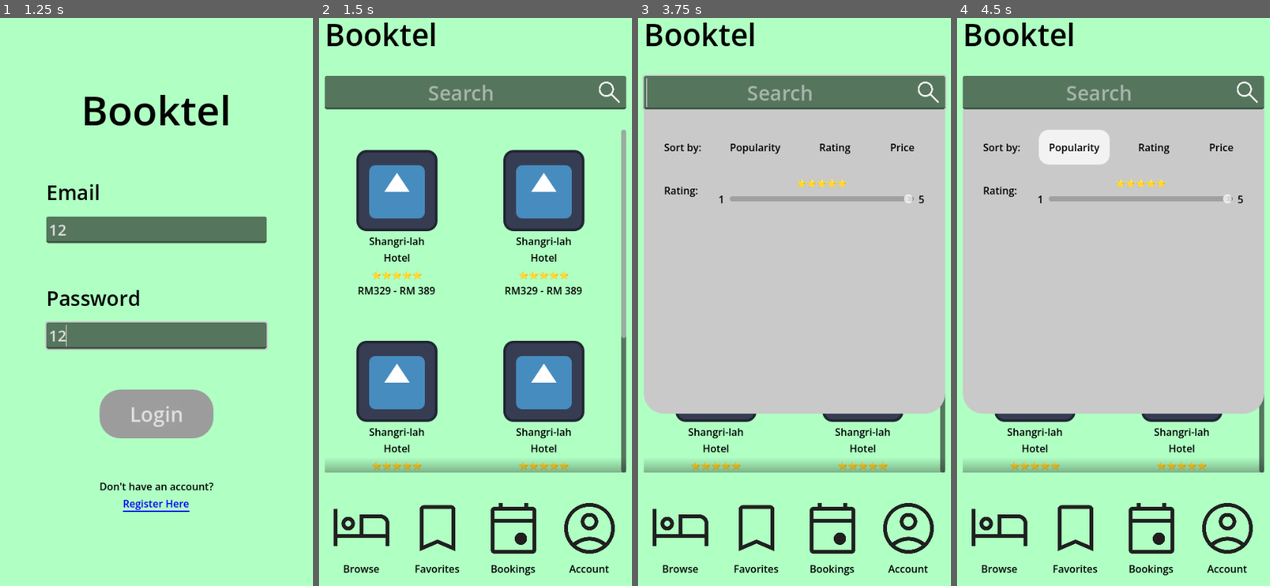
Above: before the commit, frames 1-4 (left to right).
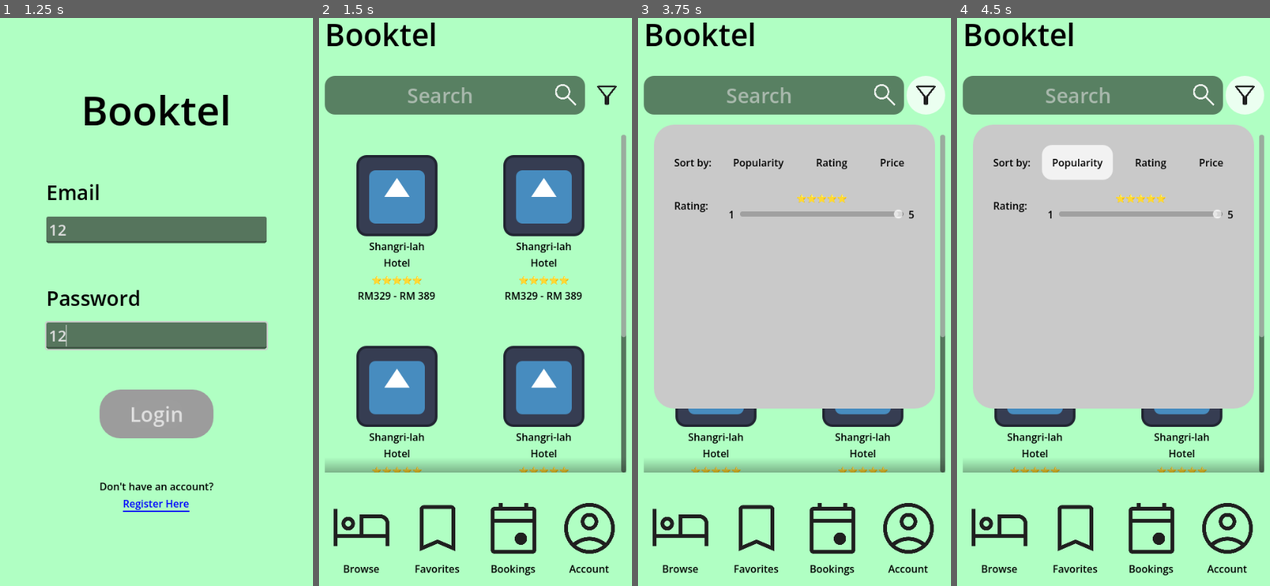
Above: after the commit, the same moments.

Repository: feois/BMIT2203-Assignment
Game: Godot game, scene res://scenes/login.tscn
Same seed, same stepped clock (60 frames per second), same inputs: the game is played once before the commit and once after it. The engine's default icon, where the game draws it, is replaced by a stand-in: a white triangle on a blue panel in a dark square.
Inputs (mouse positions are in pixels of both pictures, inside the frame that each line leads up to):
- Up to frame 1 (1.25 s): click (156, 228) at 0.52 s; type "12" at 0.6 s; click (156, 336) at 0.75 s; type "12" at 0.83 s
- Up to frame 2 (1.5 s): click "Login" at 1.25 s
- Up to frame 3 (3.75 s): click (716, 222) at 2.02 s; click (794, 35) at 2.77 s; click (925, 97) at 3.52 s
- Up to frame 4 (4.5 s): click "Popularity" at 4.25 s

Frame 1 is identical in both runs. In frame 2, 10% of the frame differs, in the area x 1-99%, y 10-81%; in frame 3, 13%; in frame 4, 13%.

Commit message:
filter updated

Diff:
--- /dev/null
+++ b/scenes/circle_button.tres
@@ -0,0 +1,19 @@
+[gd_resource type="Theme" format=3 uid="uid://dxqc3mw0rmvwx"]
+
+[sub_resource type="StyleBoxFlat" id="StyleBoxFlat_dq6b4"]
+bg_color = Color(1, 1, 1, 0.49803922)
+corner_radius_top_left = 256
+corner_radius_top_right = 256
+corner_radius_bottom_right = 256
+corner_radius_bottom_left = 256
+
+[sub_resource type="StyleBoxFlat" id="StyleBoxFlat_1cbbl"]
+bg_color = Color(1, 1, 1, 0.7490196)
+corner_radius_top_left = 256
+corner_radius_top_right = 256
+corner_radius_bottom_right = 256
+corner_radius_bottom_left = 256
+
+[resource]
+Button/styles/hover = SubResource("StyleBoxFlat_dq6b4")
+Button/styles/pressed = SubResource("StyleBoxFlat_1cbbl")
--- a/scenes/hotel.tscn
+++ b/scenes/hotel.tscn
@@ -8,6 +8,7 @@
 [ext_resource type="Texture2D" uid="uid://cdv6xogkakcil" path="res://assets/location.png" id="4_2c7jt"]
 [ext_resource type="PackedScene" uid="uid://gyvj0bph01ot" path="res://prefabs/foldable_text.tscn" id="6_4fgw4"]
 [ext_resource type="Texture2D" uid="uid://br6w7lsobfujs" path="res://assets/bookmark.png" id="7_0tfin"]
+[ext_resource type="Theme" uid="uid://dxqc3mw0rmvwx" path="res://scenes/circle_button.tres" id="8_ugci0"]
 
 [sub_resource type="StyleBoxEmpty" id="StyleBoxEmpty_4fgw4"]
 
@@ -55,20 +56,6 @@
 Button/styles/normal = SubResource("StyleBoxFlat_fwmit")
 Button/styles/pressed = SubResource("StyleBoxFlat_ugci0")
 
-[sub_resource type="StyleBoxFlat" id="StyleBoxFlat_1cbbl"]
-bg_color = Color(1, 1, 1, 0.7490196)
-corner_radius_top_left = 256
-corner_radius_top_right = 256
-corner_radius_bottom_right = 256
-corner_radius_bottom_left = 256
-
-[sub_resource type="StyleBoxFlat" id="StyleBoxFlat_dq6b4"]
-bg_color = Color(1, 1, 1, 0.49803922)
-corner_radius_top_left = 256
-corner_radius_top_right = 256
-corner_radius_bottom_right = 256
-corner_radius_bottom_left = 256
-
 [sub_resource type="StyleBoxFlat" id="StyleBoxFlat_2qn43"]
 bg_color = Color(0, 0.8166666, 1, 1)
 border_width_left = 16
@@ -239,8 +226,7 @@
 
 [node name="Favorite" type="Button" parent="MarginContainer/VBoxContainer/HBoxContainer/MarginContainer" unique_id=1230426030]
 layout_mode = 2
-theme_override_styles/pressed = SubResource("StyleBoxFlat_1cbbl")
-theme_override_styles/hover = SubResource("StyleBoxFlat_dq6b4")
+theme = ExtResource("8_ugci0")
 
 [node name="MarginContainer" type="MarginContainer" parent="MarginContainer/VBoxContainer/HBoxContainer/MarginContainer" unique_id=447449107]
 layout_mode = 2
--- a/scenes/menu.gd
+++ b/scenes/menu.gd
@@ -4,15 +4,13 @@
 @onready var scene: PackedScene = load("res://scenes/hotel.tscn")
 @onready var hotels: Control = %Hotels
 @onready var search: LineEdit = %Search
-@onready var search_popup: PanelContainer = %SearchPopup
-
-
-var focused: Control = null
-var popup := false
+@onready var search_bar: Control = %SearchBar
+@onready var filter: Button = %Filter
+@onready var filter_popup: Control = %FilterPopup
 
 
 func _ready() -> void:
-	search_popup.visible = false
+	filter_popup.visible = false
 
 	for hotel in hotels.get_children():
 		var button := hotel.get_node(^"%Button") as Button
@@ -20,11 +18,12 @@
 
 
 func _process(_delta: float) -> void:
-	var f := get_viewport().gui_get_focus_owner()
+	var focused := get_viewport().gui_get_focus_owner()
 
-	if f != focused:
-		focused = f
-		focus_changed(focused)
+	if focused != filter:
+		filter_popup.visible = focused and (focused == filter_popup or filter_popup.is_ancestor_of(focused))
+
+	filter.button_pressed = filter_popup.visible
 
 
 func _gui_input(event: InputEvent) -> void:
@@ -33,15 +32,15 @@
 		accept_event()
 
 
-func focus_changed(ui: Control) -> void:
-	search_popup.visible = ui and (ui in [search, search_popup] or search_popup.is_ancestor_of(ui))
+func _on_search_rating_slider_value_changed(value: float) -> void:
+	%SearchRatingLabel.text = "⭐".repeat(int(value))
 
 
-func _on_search_focus_entered() -> void:
-	search_popup.global_position = search.global_position + Vector2(0, search.size.y)
-	search_popup.size.x = search.size.x
-	search_popup.size.y = get_viewport_rect().size.y * 0.5
-
-
-func _on_search_rating_slider_value_changed(value: float) -> void:
-	%SearchRatingLabel.text = "⭐".repeat(int(value))
+func _on_filter_pressed() -> void:
+	if filter.button_pressed:
+		filter_popup.global_position = search_bar.global_position + Vector2(0, search_bar.size.y)
+		filter_popup.size.x = search_bar.size.x
+		filter_popup.size.y = get_viewport_rect().size.y * 0.5
+		filter_popup.grab_focus()
+	else:
+		filter_popup.visible = false
--- a/scenes/menu.tscn
+++ b/scenes/menu.tscn
@@ -5,10 +5,27 @@
 [ext_resource type="Script" uid="uid://txtxjmogrpr2" path="res://scenes/menu.gd" id="2_4ytvr"]
 [ext_resource type="PackedScene" uid="uid://c0qblbhnuk34p" path="res://prefabs/menu_hotel.tscn" id="2_mae5d"]
 [ext_resource type="PackedScene" uid="uid://dfgfxkkqv1epf" path="res://prefabs/nav.tscn" id="3_mae5d"]
+[ext_resource type="Theme" uid="uid://dxqc3mw0rmvwx" path="res://scenes/circle_button.tres" id="4_13sgg"]
+[ext_resource type="Texture2D" uid="uid://81b4i5h7rojg" path="res://assets/filter.png" id="4_v86rl"]
 [ext_resource type="ButtonGroup" uid="uid://dvgd7s0x6h2ey" path="res://scenes/search_sorting.tres" id="6_g3eks"]
+
+[sub_resource type="StyleBoxFlat" id="StyleBoxFlat_g3eks"]
+content_margin_left = 8.0
+content_margin_top = 8.0
+content_margin_right = 8.0
+content_margin_bottom = 8.0
+bg_color = Color(0, 0, 0, 0.49803922)
+corner_radius_top_left = 16
+corner_radius_top_right = 16
+corner_radius_bottom_right = 16
+corner_radius_bottom_left = 16
+
+[sub_resource type="StyleBoxEmpty" id="StyleBoxEmpty_13sgg"]
 
 [sub_resource type="StyleBoxFlat" id="StyleBoxFlat_4ytvr"]
 bg_color = Color(0.79, 0.79, 0.79, 1)
+corner_radius_top_left = 32
+corner_radius_top_right = 32
 corner_radius_bottom_right = 32
 corner_radius_bottom_left = 32
 
@@ -59,17 +76,45 @@
 theme_override_font_sizes/font_size = 48
 text = "Booktel"
 
-[node name="MarginContainer" type="MarginContainer" parent="MarginContainer/VBoxContainer" unique_id=1355644826]
-layout_mode = 2
-
-[node name="Search" type="LineEdit" parent="MarginContainer/VBoxContainer/MarginContainer" unique_id=825359447]
-unique_name_in_owner = true
-layout_mode = 2
+[node name="SearchBar" type="HBoxContainer" parent="MarginContainer/VBoxContainer" unique_id=82686787]
+unique_name_in_owner = true
+layout_mode = 2
+
+[node name="Search" type="LineEdit" parent="MarginContainer/VBoxContainer/SearchBar" unique_id=825359447]
+unique_name_in_owner = true
+layout_mode = 2
+size_flags_horizontal = 3
 theme_override_font_sizes/font_size = 32
+theme_override_styles/normal = SubResource("StyleBoxFlat_g3eks")
+theme_override_styles/focus = SubResource("StyleBoxEmpty_13sgg")
 placeholder_text = "Search"
 alignment = 1
+caret_blink = true
 right_icon = ExtResource("1_lti8b")
 icon_expand_mode = 1
+
+[node name="MarginContainer" type="MarginContainer" parent="MarginContainer/VBoxContainer/SearchBar" unique_id=1384513240]
+layout_mode = 2
+
+[node name="Filter" type="Button" parent="MarginContainer/VBoxContainer/SearchBar/MarginContainer" unique_id=32522997]
+unique_name_in_owner = true
+layout_mode = 2
+theme = ExtResource("4_13sgg")
+toggle_mode = true
+
+[node name="MarginContainer" type="MarginContainer" parent="MarginContainer/VBoxContainer/SearchBar/MarginContainer" unique_id=232690332]
+layout_mode = 2
+mouse_filter = 2
+theme_override_constants/margin_left = 8
+theme_override_constants/margin_top = 8
+theme_override_constants/margin_right = 8
+theme_override_constants/margin_bottom = 8
+
+[node name="TextureRect" type="TextureRect" parent="MarginContainer/VBoxContainer/SearchBar/MarginContainer/MarginContainer" unique_id=301839027]
+layout_mode = 2
+mouse_filter = 2
+texture = ExtResource("4_v86rl")
+expand_mode = 3
 
 [node name="ScrollContainer" type="ScrollContainer" parent="MarginContainer/VBoxContainer" unique_id=1856209915]
 layout_mode = 2
@@ -102,91 +147,97 @@
 [node name="Nav" parent="MarginContainer/VBoxContainer" unique_id=769869833 instance=ExtResource("3_mae5d")]
 layout_mode = 2
 
-[node name="SearchPopup" type="PanelContainer" parent="." unique_id=1513093455]
+[node name="FilterPopup" type="MarginContainer" parent="." unique_id=716215844]
 unique_name_in_owner = true
 layout_mode = 0
-offset_left = 32.0
-offset_top = 184.0
-offset_right = 508.0
-offset_bottom = 564.0
+offset_right = 40.0
+offset_bottom = 40.0
+focus_mode = 1
+theme_override_constants/margin_left = 16
+theme_override_constants/margin_top = 16
+theme_override_constants/margin_right = 16
+theme_override_constants/margin_bottom = 16
+
+[node name="PanelContainer" type="PanelContainer" parent="FilterPopup" unique_id=1513093455]
+layout_mode = 2
 theme_override_styles/panel = SubResource("StyleBoxFlat_4ytvr")
 
-[node name="MarginContainer" type="MarginContainer" parent="SearchPopup" unique_id=1404456459]
+[node name="MarginContainer" type="MarginContainer" parent="FilterPopup/PanelContainer" unique_id=1404456459]
 layout_mode = 2
 theme_override_constants/margin_left = 32
 theme_override_constants/margin_top = 32
 theme_override_constants/margin_right = 32
 theme_override_constants/margin_bottom = 32
 
-[node name="VBoxContainer" type="VBoxContainer" parent="SearchPopup/MarginContainer" unique_id=1471536793]
+[node name="VBoxContainer" type="VBoxContainer" parent="FilterPopup/PanelContainer/MarginContainer" unique_id=1471536793]
 layout_mode = 2
 theme_override_constants/separation = 16
 
-[node name="HBoxContainer" type="HBoxContainer" parent="SearchPopup/MarginContainer/VBoxContainer" unique_id=865486650]
+[node name="HBoxContainer" type="HBoxContainer" parent="FilterPopup/PanelContainer/MarginContainer/VBoxContainer" unique_id=865486650]
 layout_mode = 2
 theme = SubResource("Theme_4ytvr")
 
-[node name="Label" type="Label" parent="SearchPopup/MarginContainer/VBoxContainer/HBoxContainer" unique_id=1741074000]
+[node name="Label" type="Label" parent="FilterPopup/PanelContainer/MarginContainer/VBoxContainer/HBoxContainer" unique_id=1741074000]
 layout_mode = 2
 text = "Sort by:"
 
-[node name="Space" type="Control" parent="SearchPopup/MarginContainer/VBoxContainer/HBoxContainer" unique_id=803421398]
-layout_mode = 2
-size_flags_horizontal = 3
-
-[node name="Button" type="Button" parent="SearchPopup/MarginContainer/VBoxContainer/HBoxContainer" unique_id=1654921002]
+[node name="Space" type="Control" parent="FilterPopup/PanelContainer/MarginContainer/VBoxContainer/HBoxContainer" unique_id=803421398]
+layout_mode = 2
+size_flags_horizontal = 3
+
+[node name="Button" type="Button" parent="FilterPopup/PanelContainer/MarginContainer/VBoxContainer/HBoxContainer" unique_id=1654921002]
 layout_mode = 2
 toggle_mode = true
 button_group = ExtResource("6_g3eks")
 text = "Popularity"
 
-[node name="Space2" type="Control" parent="SearchPopup/MarginContainer/VBoxContainer/HBoxContainer" unique_id=2075505816]
-layout_mode = 2
-size_flags_horizontal = 3
-
-[node name="Button2" type="Button" parent="SearchPopup/MarginContainer/VBoxContainer/HBoxContainer" unique_id=304512447]
+[node name="Space2" type="Control" parent="FilterPopup/PanelContainer/MarginContainer/VBoxContainer/HBoxContainer" unique_id=2075505816]
+layout_mode = 2
+size_flags_horizontal = 3
+
+[node name="Button2" type="Button" parent="FilterPopup/PanelContainer/MarginContainer/VBoxContainer/HBoxContainer" unique_id=304512447]
 layout_mode = 2
 toggle_mode = true
 button_group = ExtResource("6_g3eks")
 text = "Rating"
 
-[node name="Space3" type="Control" parent="SearchPopup/MarginContainer/VBoxContainer/HBoxContainer" unique_id=759548270]
-layout_mode = 2
-size_flags_horizontal = 3
-
-[node name="Button3" type="Button" parent="SearchPopup/MarginContainer/VBoxContainer/HBoxContainer" unique_id=849718120]
+[node name="Space3" type="Control" parent="FilterPopup/PanelContainer/MarginContainer/VBoxContainer/HBoxContainer" unique_id=759548270]
+layout_mode = 2
+size_flags_horizontal = 3
+
+[node name="Button3" type="Button" parent="FilterPopup/PanelContainer/MarginContainer/VBoxContainer/HBoxContainer" unique_id=849718120]
 layout_mode = 2
 toggle_mode = true
 button_group = ExtResource("6_g3eks")
 text = "Price"
 
-[node name="HBoxContainer2" type="HBoxContainer" parent="SearchPopup/MarginContainer/VBoxContainer" unique_id=137517658]
+[node name="HBoxContainer2" type="HBoxContainer" parent="FilterPopup/PanelContainer/MarginContainer/VBoxContainer" unique_id=137517658]
 layout_mode = 2
 theme_override_constants/separation = 32
 
-[node name="Label" type="Label" parent="SearchPopup/MarginContainer/VBoxContainer/HBoxContainer2" unique_id=997254647]
+[node name="Label" type="Label" parent="FilterPopup/PanelContainer/MarginContainer/VBoxContainer/HBoxContainer2" unique_id=997254647]
 layout_mode = 2
 text = "Rating:"
 
-[node name="VBoxContainer" type="VBoxContainer" parent="SearchPopup/MarginContainer/VBoxContainer/HBoxContainer2" unique_id=1387289890]
-layout_mode = 2
-size_flags_horizontal = 3
-
-[node name="SearchRatingLabel" type="Label" parent="SearchPopup/MarginContainer/VBoxContainer/HBoxContainer2/VBoxContainer" unique_id=201290618]
+[node name="VBoxContainer" type="VBoxContainer" parent="FilterPopup/PanelContainer/MarginContainer/VBoxContainer/HBoxContainer2" unique_id=1387289890]
+layout_mode = 2
+size_flags_horizontal = 3
+
+[node name="SearchRatingLabel" type="Label" parent="FilterPopup/PanelContainer/MarginContainer/VBoxContainer/HBoxContainer2/VBoxContainer" unique_id=201290618]
 unique_name_in_owner = true
 layout_mode = 2
 text = "⭐⭐⭐⭐⭐"
 horizontal_alignment = 1
 
-[node name="HBoxContainer" type="HBoxContainer" parent="SearchPopup/MarginContainer/VBoxContainer/HBoxContainer2/VBoxContainer" unique_id=1423660022]
+[node name="HBoxContainer" type="HBoxContainer" parent="FilterPopup/PanelContainer/MarginContainer/VBoxContainer/HBoxContainer2/VBoxContainer" unique_id=1423660022]
 layout_mode = 2
 theme_override_constants/separation = 8
 
-[node name="Label" type="Label" parent="SearchPopup/MarginContainer/VBoxContainer/HBoxContainer2/VBoxContainer/HBoxContainer" unique_id=1396103922]
+[node name="Label" type="Label" parent="FilterPopup/PanelContainer/MarginContainer/VBoxContainer/HBoxContainer2/VBoxContainer/HBoxContainer" unique_id=1396103922]
 layout_mode = 2
 text = "1"
 
-[node name="SearchRatingSlider" type="HSlider" parent="SearchPopup/MarginContainer/VBoxContainer/HBoxContainer2/VBoxContainer/HBoxContainer" unique_id=1427639629]
+[node name="SearchRatingSlider" type="HSlider" parent="FilterPopup/PanelContainer/MarginContainer/VBoxContainer/HBoxContainer2/VBoxContainer/HBoxContainer" unique_id=1427639629]
 unique_name_in_owner = true
 layout_mode = 2
 size_flags_horizontal = 3
@@ -195,9 +246,9 @@
 max_value = 5.0
 value = 5.0
 
-[node name="Label2" type="Label" parent="SearchPopup/MarginContainer/VBoxContainer/HBoxContainer2/VBoxContainer/HBoxContainer" unique_id=754674259]
+[node name="Label2" type="Label" parent="FilterPopup/PanelContainer/MarginContainer/VBoxContainer/HBoxContainer2/VBoxContainer/HBoxContainer" unique_id=754674259]
 layout_mode = 2
 text = "5"
 
-[connection signal="focus_entered" from="MarginContainer/VBoxContainer/MarginContainer/Search" to="." method="_on_search_focus_entered"]
-[connection signal="value_changed" from="SearchPopup/MarginContainer/VBoxContainer/HBoxContainer2/VBoxContainer/HBoxContainer/SearchRatingSlider" to="." method="_on_search_rating_slider_value_changed"]
+[connection signal="pressed" from="MarginContainer/VBoxContainer/SearchBar/MarginContainer/Filter" to="." method="_on_filter_pressed"]
+[connection signal="value_changed" from="FilterPopup/PanelContainer/MarginContainer/VBoxContainer/HBoxContainer2/VBoxContainer/HBoxContainer/SearchRatingSlider" to="." method="_on_search_rating_slider_value_changed"]
--- a/scenes/search_sorting.tres
+++ b/scenes/search_sorting.tres
@@ -1,3 +1,4 @@
 [gd_resource type="ButtonGroup" format=3 uid="uid://dvgd7s0x6h2ey"]
 
 [resource]
+allow_unpress = true
Binary file added: assets/filter.png
Not shown, added: assets/filter.png.import
